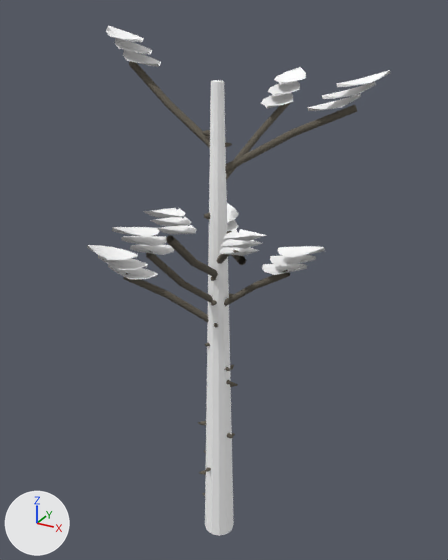
One commit to the glTF model assets/generated/tree_birch_summer.glb: the scene before it, then after it.
Both versions are drawn from a camera (50 mm lens) standing at (3.54, -6.29, 7.25) and looking at (-0.12, 0.37, 3.92). Lighting does not change. The marker at lower left points along +X, +Y and +Z. The older version comes first. Where no turn or scale is listed for an object, it has been applied to the vertices. Vertices at exactly the same position are counted once.

Names of what the first picture shows: 'tree_birch_summer'.
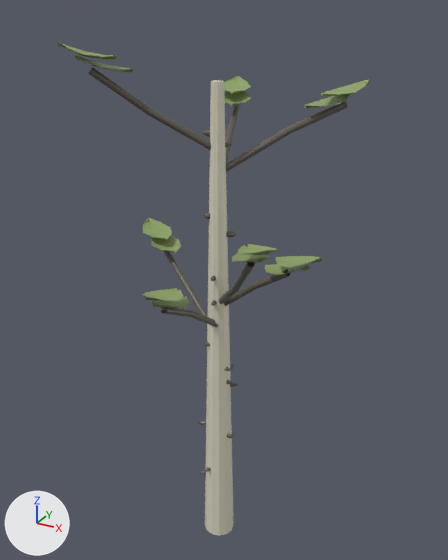
Changed parts and their boxes [x1, y1, x2, y2] in the pictures (448 x 560 px; the box of a moved part takes in the faces that stretch with it):
'tree_birch_summer', recoloured, reshaped: before [87, 26, 390, 536]; after [57, 42, 370, 536]
part 1 of me_cone_002, moved or reshaped: before [262, 263, 307, 275]; after [265, 264, 310, 275]
part 2 of me_cone_002, moved or reshaped: before [219, 247, 259, 256]; after [275, 256, 322, 268]
part 3 of me_cone_002, moved or reshaped: before [322, 82, 375, 99]; after [304, 93, 353, 108]
part 4 of me_cone_002, moved or reshaped: before [336, 70, 390, 87]; after [321, 79, 370, 97]
part 5 of me_cone_002, moved or reshaped: before [227, 203, 239, 223]; after [151, 235, 181, 253]
part 6 of me_cone_002, moved or reshaped: before [98, 255, 148, 270]; after [143, 218, 172, 240]
part 7 of me_cone_002, moved or reshaped: before [123, 50, 161, 67]; after [75, 55, 133, 72]
part 8 of me_cone_002, moved or reshaped: before [115, 38, 152, 55]; after [57, 42, 116, 59]
part 9 of me_cone_002, moved or reshaped: before [108, 264, 158, 279]; after [150, 296, 189, 308]
part 10 of me_cone_002, moved or reshaped: before [130, 245, 174, 255]; after [142, 288, 183, 301]
part 11 of me_cone_002, moved or reshaped: before [221, 239, 263, 249]; after [238, 244, 277, 255]
part 12 of me_cone_002, deleted: before [87, 26, 306, 277]
part 13 of me_cone_002, moved or reshaped: before [123, 61, 361, 322]; after [88, 67, 347, 326]

The change in detail:
Material 'Birch | pale layered bark | summer' (mat_birch___pale_layered_bark___summer) changes colour from white #ffffff to pale yellow #ddd8c4; in linear values from (1.0, 1.0, 1.0) to (0.72, 0.69, 0.55).
Material 'Leaves | young green | summer' (mat_leaves___young_green___summer) changes colour from white #ffffff to green #8ea465; in linear values from (1.0, 1.0, 1.0) to (0.27, 0.37, 0.13).
me_cone_002 is used by ob_tree_birch_summer; location (0.0, 0.0, 0.0).
me_cone_002 had 1516 vertices, 2484 faces and spanned x -1.75..1.63, y -1.72..2.13, z 0.0..7.04.
me_cone_002 now has 1298 vertices, 2228 faces and spans x -1.71..1.42, y -1.49..1.84, z 0.0..6.91.
me_cone_002 part 1: the loose piece of 14 vertices spanning x 0.65..1.25, y -0.36..0.07, z 4.42..4.6 is moved by (0.03, 0.0, 0.0).
me_cone_002 part 2: the loose piece of 14 vertices spanning x 0.53..0.97, y -1.13..-0.65, z 4.85..5.03 is turned 41.5 degrees about the z axis through its middle, then moved by (0.36, 0.74, -0.3).
me_cone_002 part 3: the loose piece of 14 vertices spanning x 0.98..1.5, y 0.61..1.05, z 6.29..6.47 is turned 11.4 degrees about the z axis through its middle, then moved by (-0.27, 0.12, -0.13).
me_cone_002 part 4: the loose piece of 14 vertices spanning x 1.11..1.63, y 0.7..1.14, z 6.42..6.6 is turned 11.4 degrees about the z axis through its middle, then moved by (-0.24, 0.14, -0.13).
me_cone_002 part 5: the loose piece of 14 vertices spanning x -0.96..-0.54, y 1.25..1.81, z 4.34..4.52 is turned 34.3 degrees about the z axis through its middle, then moved by (-0.49, -0.85, -0.26).
me_cone_002 part 6: the loose piece of 14 vertices spanning x -1.27..-0.74, y -0.83..-0.39, z 4.27..4.45 is turned -60.8 degrees about the z axis through its middle, then moved by (-0.43, 1.37, -0.06).
me_cone_002 part 7: the loose piece of 14 vertices spanning x -1.48..-0.87, y 0.01..0.44, z 6.6..6.78 is turned 45.7 degrees about the z axis through its middle, then moved by (0.16, -0.91, 0.0).
me_cone_002 part 8: the loose piece of 14 vertices spanning x -1.62..-1.01, y 0.03..0.47, z 6.73..6.91 is turned 45.7 degrees about the z axis through its middle, then moved by (0.14, -1.02, 0.0).
me_cone_002 part 9: the loose piece of 14 vertices spanning x -1.17..-0.64, y -0.77..-0.33, z 4.14..4.32 is turned 57.1 degrees about the z axis through the mesh origin.
me_cone_002 part 10: the loose piece of 14 vertices spanning x -0.53..-0.12, y -1.21..-0.63, z 4.68..4.86 is turned 17.6 degrees about the z axis through its middle, then moved by (0.29, -0.26, -0.41).
me_cone_002 part 11: the loose piece of 14 vertices spanning x 0.61..1.06, y -1.23..-0.75, z 4.98..5.16 is turned 9.4 degrees about the z axis through its middle, then moved by (0.04, 0.29, -0.17).
me_cone_002 part 12: 12 loose pieces with 172 vertices, spanning x -1.75..1.15, y -1.72..2.13, z 4.11..7.04, are deleted.
Part 13, on me_cone_002:
72 vertices are removed from x -0.89..1.45, y -1.05..1.66, z 4.08..6.34.
100 faces are deleted.
3 vertices in x 1.3..1.33, y 0.87..0.92, z 6.15..6.22 move by (-0.2, 0.24, 0.0).
117 vertices move from x -1.38..1.35, y -1.01..1.81, z 3.22..6.66 to x -1.47..1.15, y -1.19..1.84, z 3.22..6.66.
26 vertices are added at x -0.82..1.0, y -0.86..1.83, z 4.69..6.37.
44 new faces join them, mat_leaves___young_green___summer (green #8ea465).
